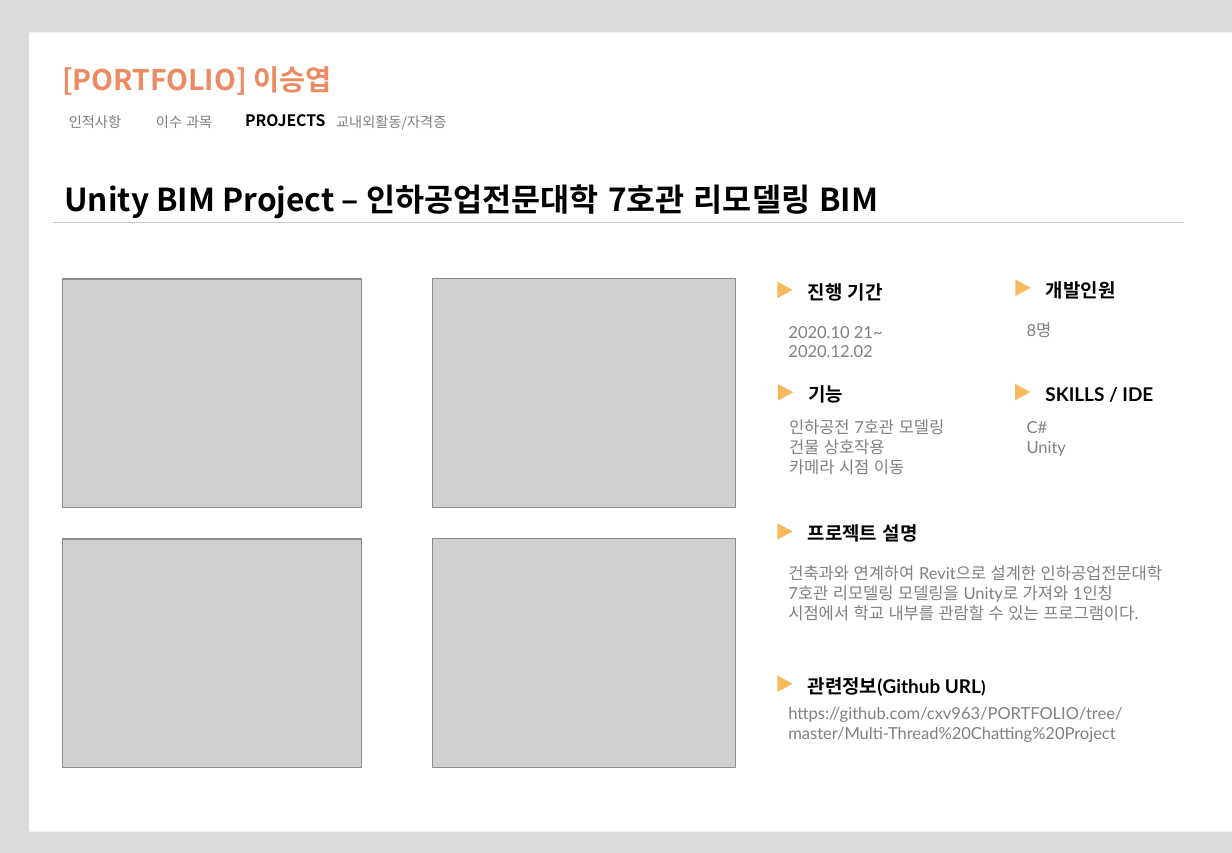
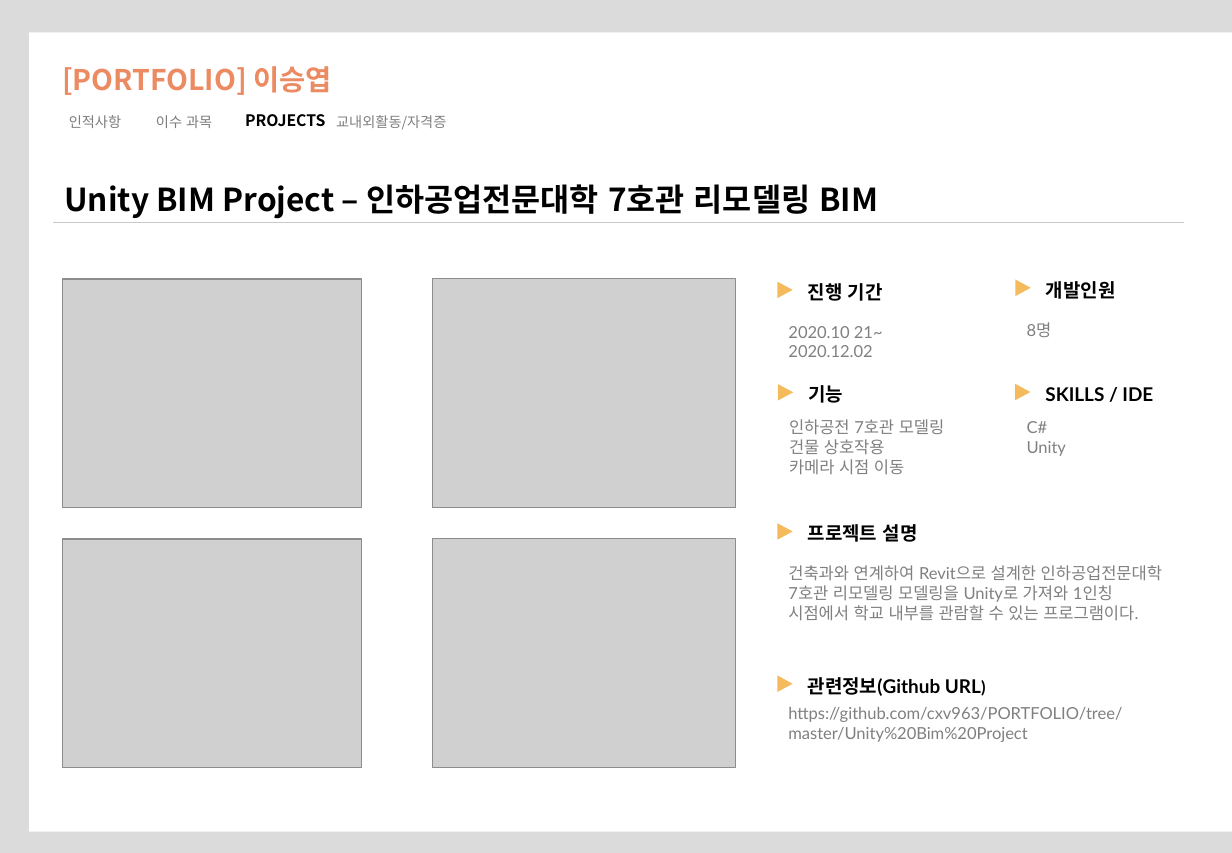
Before and after one commit to cxv963/PORTFOLIO, a slide deck: slide 6 of 이승엽 포트폴리오.pptx (slide 5 before the commit). Drawn at 1232x853 pixels with LibreOffice and Linux fonts; fonts in the diff are those of the drawing; grey boxes stand for pictures. Boxes give left, top, right and bottom in pixels: in the first picture for what was removed or moved away, otherwise in the second. Text is boxed around its words. In the diff, an @@ line names an element or a change of style, - is before the commit and + after.

Commit message:
Deep Learning Project

```diff
--- a/이승엽 포트폴리오.pptx
+++ b/이승엽 포트폴리오.pptx
@@ text at <box>788,707,1122,742</box>: text changed @@
-https://github.com/cxv963/PORTFOLIO/tree/master/Multi-Thread%20Chatting%20Project
+https://github.com/cxv963/PORTFOLIO/tree/master/Unity%20Bim%20Project
```
Also in this commit, not shown: 2 slides added, 11 other files.
